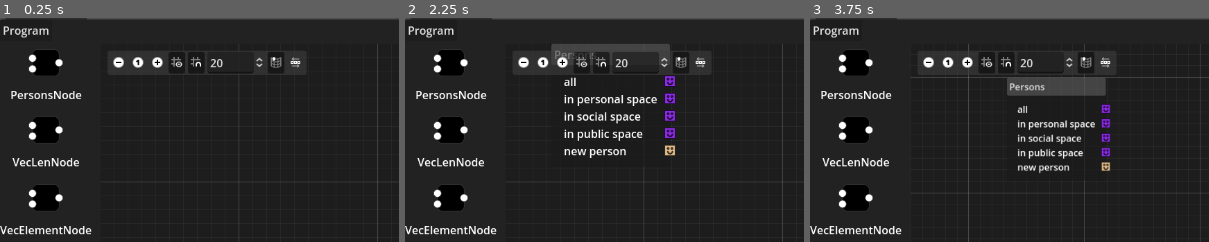
Above: before the commit, frames 1-3 (left to right).
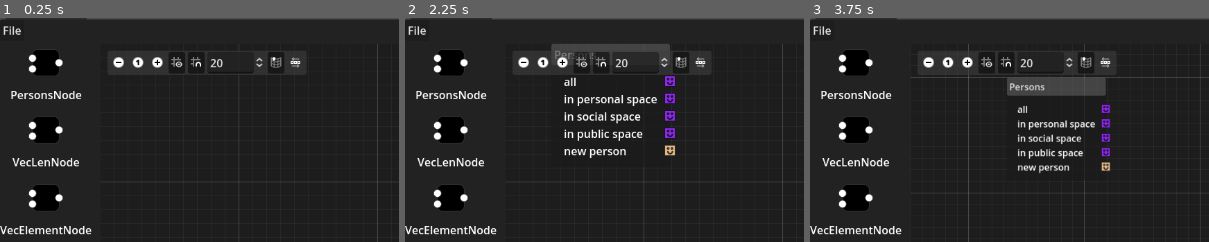
Above: after the commit, the same moments.

Repository: severin-lemaignan/VisualCodeEditor
Game: Godot game, scene res://nodeeditor.tscn
The game is run twice, just before and just after one commit, with the same random seed, the same clock (stepped at 60 frames per second) and the same inputs.
Inputs (mouse positions are % of the whole screen's width and height, from its top left):
- Up to frame 1 (0.25 s): no input
- Up to frame 2 (2.25 s): click (96, 17) at 0.5 s; click (96, 17) at 1.25 s; click (6, 15) at 2.02 s
- Up to frame 3 (3.75 s): click "=" at 2.75 s; click (15, 14) at 3.5 s
The pictures show only the part of the screen within x 0-50%, y 4-54%; the shares and areas given below are measured in that part.

The runs differ from the first frame. In frame 1, 0.3% of the frame differs, in the area x 1-13%, y 3-9%; in frame 2, 0.3%; in frame 3, 0.3%.

Commit message:
add menu accelerator + clean up save/open code

Diff:
--- /dev/null
+++ b/MenuBar.gd
@@ -0,0 +1,28 @@
+extends MenuBar
+
+func get_shortcut(keycode:int,modifier:=[]) -> int:
+	var i := InputEventKey.new()
+	i.ctrl_pressed = modifier.has("ctrl")
+	i.shift_pressed = modifier.has("shift")
+	i.alt_pressed = modifier.has("alt")
+	i.keycode = keycode
+	return i.get_keycode_with_modifiers()
+
+# Called when the node enters the scene tree for the first time.
+func _ready():
+	var file_menu = PopupMenu.new()
+	file_menu.name = "File"
+
+	file_menu.add_item("New", Constants.Actions.NEW, get_shortcut(KEY_N, ["ctrl"]))
+	file_menu.add_separator()
+	file_menu.add_item("Save", Constants.Actions.SAVE, get_shortcut(KEY_S, ["ctrl"]))
+	file_menu.add_item("Save as...", Constants.Actions.SAVE_AS, get_shortcut(KEY_S, ["ctrl","shift"]))
+	file_menu.add_separator()
+	file_menu.add_item("Open...", Constants.Actions.OPEN, get_shortcut(KEY_O, ["ctrl"]))
+
+	file_menu.id_pressed.connect(get_node("../..").on_menu_item)
+	add_child(file_menu)
+
+# Called every frame. 'delta' is the elapsed time since the previous frame.
+func _process(delta):
+	pass
--- a/constants.gd
+++ b/constants.gd
@@ -1,4 +1,12 @@
 extends Node
+
+enum Actions {
+	NEW,
+	SAVE,
+	SAVE_AS,
+	OPEN,
+	QUIT
+}
 
 enum Type {ANY=0,
 		VECTOR     =0b10000000,
--- a/nodeeditor.gd
+++ b/nodeeditor.gd
@@ -23,11 +23,11 @@
 	pass
 
 func on_menu_item(id):
-	if id == 0: # new
+	if id == Constants.Actions.NEW:
 		clear_graph()
 		return
 
-	if (id == 1 and filename == "") or id == 2: # save as
+	if (id == Constants.Actions.SAVE and filename == "") or id == Constants.Actions.SAVE_AS:
 		var dialog = FileDialog.new()
 		dialog.access = FileDialog.ACCESS_FILESYSTEM
 		dialog.file_mode = FileDialog.FILE_MODE_SAVE_FILE
@@ -39,11 +39,11 @@
 		save_data(filename)
 		return
 
-	if id == 1: # save
+	if id == Constants.Actions.SAVE:
 		save_data(filename)
 		return
 
-	if id == 3: # open
+	if id == Constants.Actions.OPEN:
 		var dialog = FileDialog.new()
 		dialog.access = FileDialog.ACCESS_FILESYSTEM
 		dialog.file_mode = FileDialog.FILE_MODE_OPEN_FILE
--- a/nodeeditor.tscn
+++ b/nodeeditor.tscn
@@ -1,9 +1,10 @@
-[gd_scene load_steps=15 format=3 uid="uid://c4ksq303e1yo2"]
+[gd_scene load_steps=16 format=3 uid="uid://c4ksq303e1yo2"]
 
 [ext_resource type="Script" path="res://nodeeditor.gd" id="1_dafuw"]
 [ext_resource type="Script" path="res://main.gd" id="1_qcn85"]
 [ext_resource type="PackedScene" uid="uid://nwf7c00xvug4" path="res://node_btn.tscn" id="2_02rvu"]
 [ext_resource type="Script" path="res://GraphEdit.gd" id="2_ptuir"]
+[ext_resource type="Script" path="res://MenuBar.gd" id="3_j6x1r"]
 [ext_resource type="Script" path="res://nodes/LookAtNode.gd" id="4_a3m8u"]
 [ext_resource type="Texture2D" uid="uid://bs51ed11d1d45" path="res://res/event.svg" id="4_cyknp"]
 [ext_resource type="Script" path="res://nodes/ValueNode.gd" id="4_e1hqw"]
@@ -46,24 +47,7 @@
 
 [node name="MenuBar" type="MenuBar" parent="MainLayout/TabContainer/Visual editor/VBoxContainer"]
 layout_mode = 2
-
-[node name="Program" type="PopupMenu" parent="MainLayout/TabContainer/Visual editor/VBoxContainer/MenuBar"]
-title = "File"
-item_count = 6
-item_0/text = "New"
-item_0/id = 0
-item_1/text = ""
-item_1/id = 100
-item_1/separator = true
-item_2/text = "Save"
-item_2/id = 1
-item_3/text = "Save as..."
-item_3/id = 2
-item_4/text = ""
-item_4/id = 100
-item_4/separator = true
-item_5/text = "Open..."
-item_5/id = 3
+script = ExtResource("3_j6x1r")
 
 [node name="Panels" type="HSplitContainer" parent="MainLayout/TabContainer/Visual editor/VBoxContainer"]
 layout_mode = 2
@@ -378,7 +362,6 @@
 layout_mode = 2
 text = "B"
 
-[connection signal="id_pressed" from="MainLayout/TabContainer/Visual editor/VBoxContainer/MenuBar/Program" to="MainLayout/TabContainer/Visual editor" method="on_menu_item"]
 [connection signal="connection_request" from="MainLayout/TabContainer/Visual editor/VBoxContainer/Panels/GraphEdit" to="MainLayout/TabContainer/Visual editor/VBoxContainer/Panels/GraphEdit" method="_on_connection_request"]
 [connection signal="delete_nodes_request" from="MainLayout/TabContainer/Visual editor/VBoxContainer/Panels/GraphEdit" to="MainLayout/TabContainer/Visual editor/VBoxContainer/Panels/GraphEdit" method="_on_Graph_delete_nodes_request"]
 [connection signal="disconnection_request" from="MainLayout/TabContainer/Visual editor/VBoxContainer/Panels/GraphEdit" to="MainLayout/TabContainer/Visual editor/VBoxContainer/Panels/GraphEdit" method="_on_disconnection_request"]
